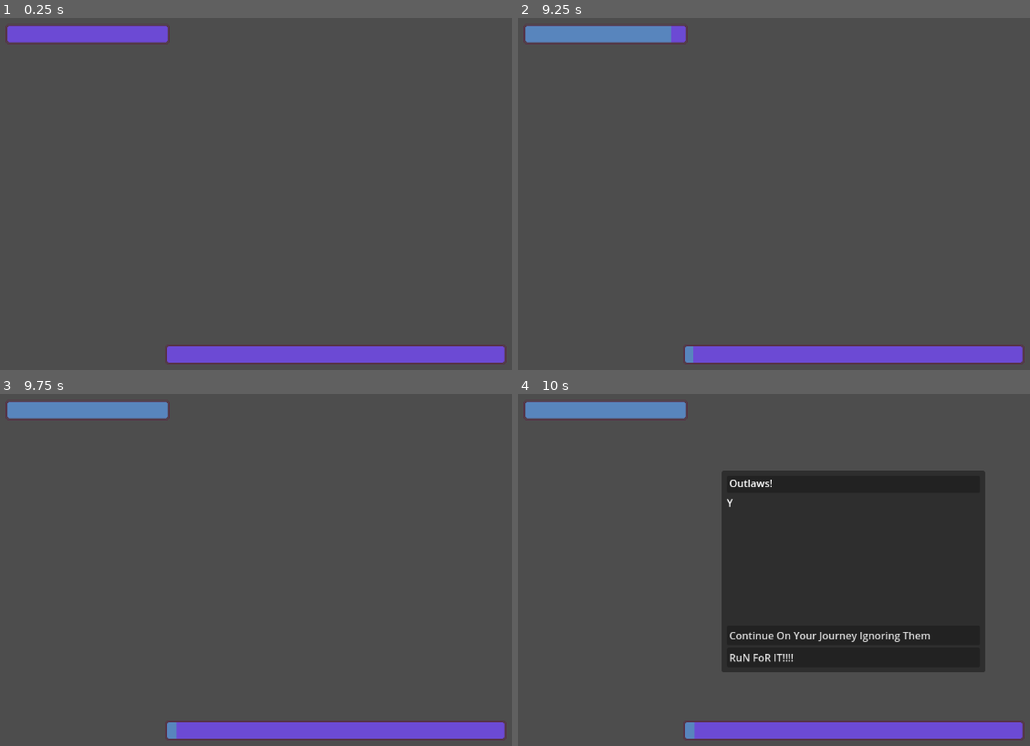
Above: before the commit, frames 1-4 (two rows, left to right).
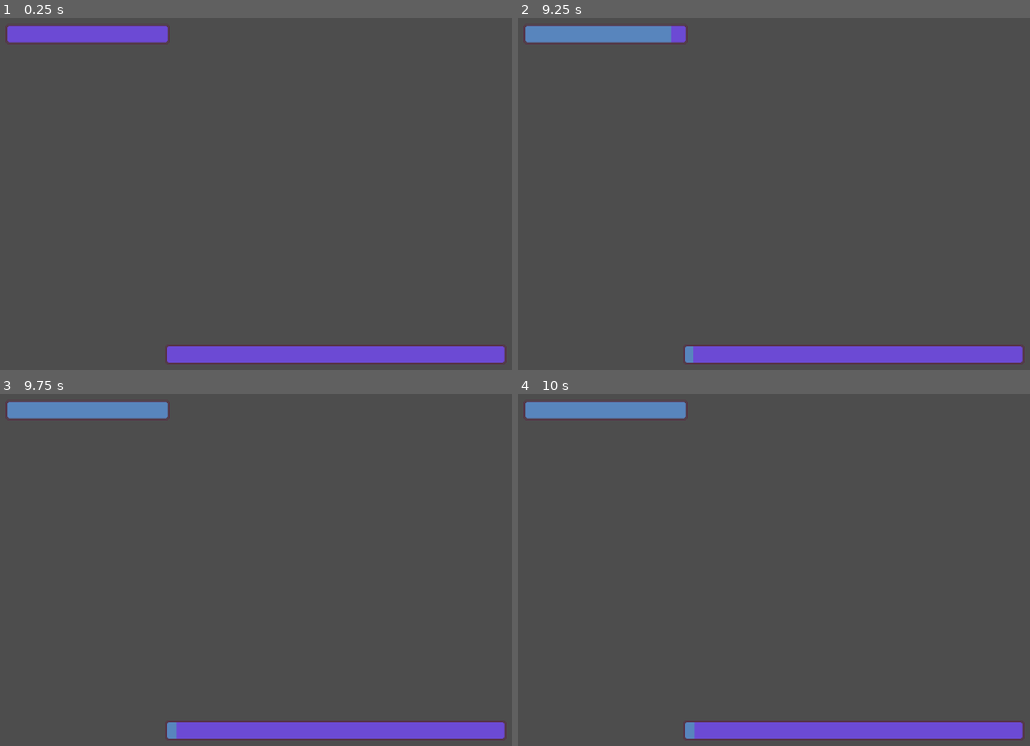
Above: after the commit, the same moments.

Repository: Mightysmallfry/BonesAndBullets
Game: Godot game, scene res://World/main.tscn
The game is run twice, just before and just after one commit, with the same random seed, the same clock (stepped at 60 frames per second) and the same inputs.
Inputs:
- Up to frame 1 (0.25 s): no input
- Up to frame 2 (9.25 s): tap Enter at 1.25, 2.75, 5 s; tap Space at 2, 4.25, 5.75 s
- Up to frame 3 (9.75 s): no input
- Up to frame 4 (10 s): no input

Frames 1-3 are identical in both runs. In frame 4, 29% of the frame differs, in the area x 39-92%, y 21-80%.
Error after the commit: Invalid access to property or key 'Title' on a base object of type 'Resource (StoryEventData)'. (res://World/main.gd:75)

Commit message:
Code style update

Diff:
--- a/Globals.gd
+++ b/Globals.gd
@@ -1,17 +1,17 @@
 extends Node
 
 
-@export var PlayerHealth: int = 100
-@export var StartingBones: int = 319
-@export var Bullets: int = 6
+@export var playerHealth: int = 100
+@export var startingBones: int = 319
+@export var bullets: int = 6
 
 # Measured in seconds ~5 minutes
-@export var DestinationTime: float = 300
+@export var destinationTime: float = 300
 # This could change as a range of 20-40 seconds
 # When story event happens, pause the time until destination.
-@export var TimeBetweenStoryEvents: float = 10
+@export var timeBetweenStoryEvents: float = 10
 
-var timer_max_times: Dictionary = { }
+var timerMaxTimes: Dictionary = { }
 
 # Called when the node enters the scene tree for the first time.
 func _ready() -> void:
@@ -22,12 +22,12 @@
 	pass
 
 func set_max_time(timer: Timer, max_time: float):
-	timer_max_times[timer] = max_time
+	timerMaxTimes[timer] = max_time
 
 func has_timer(timer: Timer) -> bool:
-	return timer in timer_max_times
+	return timer in timerMaxTimes
 
 func get_max_time(timer: Timer) -> float:
-	if timer in timer_max_times:
-		return timer_max_times[timer]
+	if timer in timerMaxTimes:
+		return timerMaxTimes[timer]
 	return 0.0
--- a/StoryEvents/StoryChoice.gd
+++ b/StoryEvents/StoryChoice.gd
@@ -10,6 +10,6 @@
 # Progress - effects progress, +- time on the timer
 # Gamble - better or worse future outcomes. It's ok if we fail to implement
 
-@export var ChoiceType: ChoiceTypeEnum
-@export var ChoiceDescription: String
-@export var Rewards: Array[int]
+@export var choiceType: ChoiceTypeEnum
+@export var choiceDescription: String
+@export var rewards: Array[int]
--- a/StoryEvents/StoryEventData.gd
+++ b/StoryEvents/StoryEventData.gd
@@ -1,9 +1,9 @@
 extends Resource
 class_name StoryEventData
 
-@export var Title: String
-@export var Dialog: String
-@export var Choices: Array[StoryChoice]
+@export var title: String
+@export var dialog: String
+@export var choices: Array[StoryChoice]
 
 # Perhaps an array of StoryEventButtons?
 # They are resource of enum, reward(array of ints) and string vals?
--- a/StoryEvents/choice_button.gd
+++ b/StoryEvents/choice_button.gd
@@ -8,7 +8,7 @@
 # Called when the node enters the scene tree for the first time.
 func _ready() -> void:
 	if choiceData != null:
-		text = choiceData.ChoiceDescription
+		text = choiceData.choiceDescription
 	self.pressed.connect(_on_pressed)
 
 # Called every frame. 'delta' is the elapsed time since the previous frame.
--- a/StoryEvents/story_event_display.gd
+++ b/StoryEvents/story_event_display.gd
@@ -23,8 +23,8 @@
 
 func load_story_event_data(data: StoryEventData) -> void:
 	storyEventData = data;
-	storyEventTitle.text = storyEventData.Title
-	dialogBox.set_dialog(storyEventData.Dialog)
+	storyEventTitle.text = storyEventData.title
+	dialogBox.set_dialog(storyEventData.dialog)
 	create_choice_list()
 
 func clear_vbox(vbox: VBoxContainer):
@@ -39,7 +39,7 @@
 	clear_vbox(choiceList)
 
 	# Add the current choices
-	for choice: StoryChoice in storyEventData.Choices:
+	for choice: StoryChoice in storyEventData.choices:
 		var button: ChoiceButton = choiceButton.instantiate() as ChoiceButton
 		button.choiceData = choice
 		button.connect("choice_pressed", Callable(self, "_on_choice_pressed"))
--- a/World/main.gd
+++ b/World/main.gd
@@ -1,33 +1,32 @@
 extends Node2D
 
 # Both timers must be started again if we want to have them run once more
-@onready var DestinationTimer: Timer = get_node("StoryProgressionTimer")
-@onready var StoryEventTimer: Timer = get_node("StoryEventTimer")
-
-@onready var StoryEventDisplay: Control = get_node("%StoryEventDisplay")
+@onready var destinationTimer: Timer = get_node("StoryProgressionTimer")
+@onready var storyEventTimer: Timer = get_node("StoryEventTimer")
+@onready var storyEventDisplay: Control = get_node("%StoryEventDisplay")
 
 
 const STORY_EVENT_DIR: String = "res://StoryEvents/EventCache"
-var _CachedEventFiles: Array[String] = []
+var _cachedEventFiles: Array[String] = []
 
 
 
 # Called when the node enters the scene tree for the first time.
 func _ready() -> void:
-	StoryEventDisplay.connect("finished_story_event", Callable(self, "_on_finished_story_event"))
+	storyEventDisplay.connect("finished_story_event", Callable(self, "_on_finished_story_event"))
 
-	Globals.set_max_time(DestinationTimer, Globals.DestinationTime)
-	Globals.set_max_time(StoryEventTimer, Globals.TimeBetweenStoryEvents)
+	Globals.set_max_time(destinationTimer, Globals.destinationTime)
+	Globals.set_max_time(storyEventTimer, Globals.timeBetweenStoryEvents)
 
-	DestinationTimer.wait_time = Globals.get_max_time(DestinationTimer)
-	StoryEventTimer.wait_time = Globals.get_max_time(StoryEventTimer)
+	destinationTimer.wait_time = Globals.get_max_time(destinationTimer)
+	storyEventTimer.wait_time = Globals.get_max_time(storyEventTimer)
 
-	_CachedEventFiles = load_story_events(STORY_EVENT_DIR)
+	_cachedEventFiles = load_story_events(STORY_EVENT_DIR)
 
-	if (Globals.has_timer(DestinationTimer)):
-		DestinationTimer.start()
-	if (Globals.has_timer(StoryEventTimer)):
-		StoryEventTimer.start()
+	if (Globals.has_timer(destinationTimer)):
+		destinationTimer.start()
+	if (Globals.has_timer(storyEventTimer)):
+		storyEventTimer.start()
 
 
 # Called every frame. 'delta' is the elapsed time since the previous frame.
@@ -54,12 +53,12 @@
 	return files
 
 func get_random_story_event_data() -> StoryEventData:
-	if _CachedEventFiles.is_empty():
+	if _cachedEventFiles.is_empty():
 		push_error("No events resources found in: %s", STORY_EVENT_DIR)
 		return null
 
-	var randomIndex: int = randi() % _CachedEventFiles.size()
-	var storyEventPath: String = _CachedEventFiles[randomIndex]
+	var randomIndex: int = randi() % _cachedEventFiles.size()
+	var storyEventPath: String = _cachedEventFiles[randomIndex]
 
 	var storyDataAsResource: Resource = load(storyEventPath)
 	if storyDataAsResource == null or not storyDataAsResource is StoryEventData:
@@ -69,14 +68,14 @@
 	return storyDataAsResource as StoryEventData
 
 func _on_story_event_timer_timeout() -> void:
-	DestinationTimer.set_paused(true)
+	destinationTimer.set_paused(true)
 
 	var storyEventData: StoryEventData = get_random_story_event_data()
 	if (storyEventData):
 		print("Loaded StoryEvent: " + storyEventData.Title)
 
-	StoryEventDisplay.load_story_event_data(storyEventData)
-	StoryEventDisplay.visible = true
+	storyEventDisplay.load_story_event_data(storyEventData)
+	storyEventDisplay.visible = true
 
 
 
@@ -84,7 +83,7 @@
 	# Continue Destination, restart eventTimer
 	# If we want slight variations in time, this is where we would implement it.
 	# then we also have to update the bars
-	DestinationTimer.set_paused(false)
-	StoryEventTimer.start()
+	destinationTimer.set_paused(false)
+	storyEventTimer.start()
 
 	print("Game has resumed")
